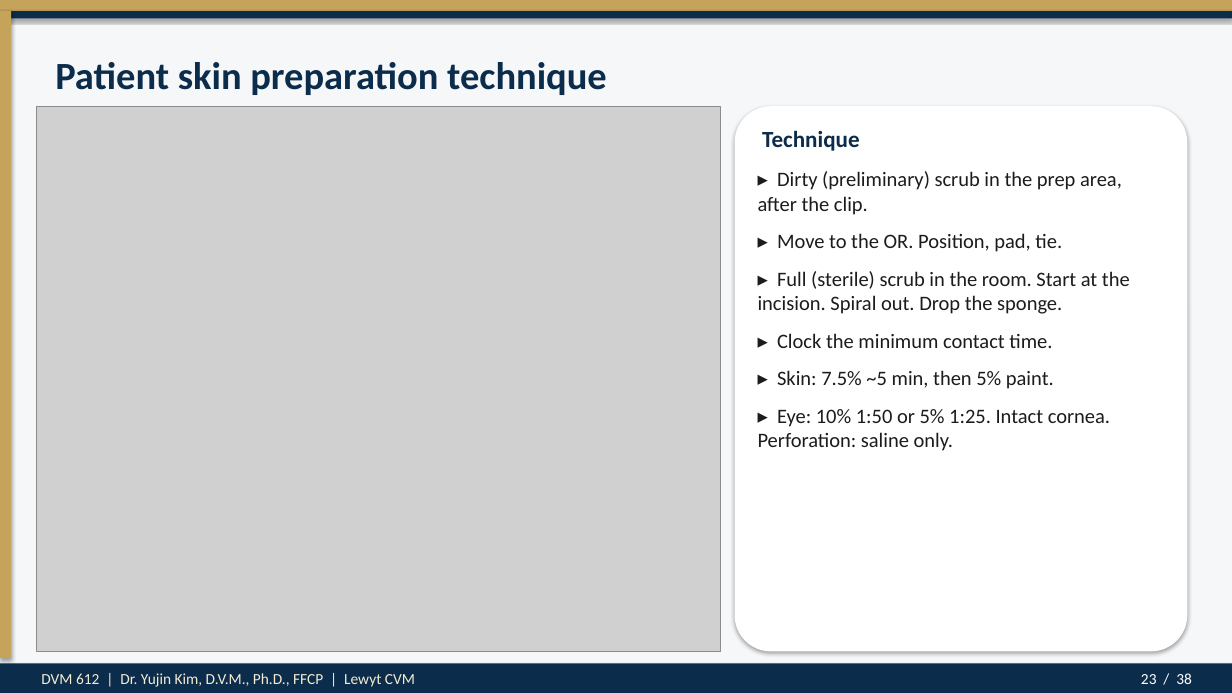
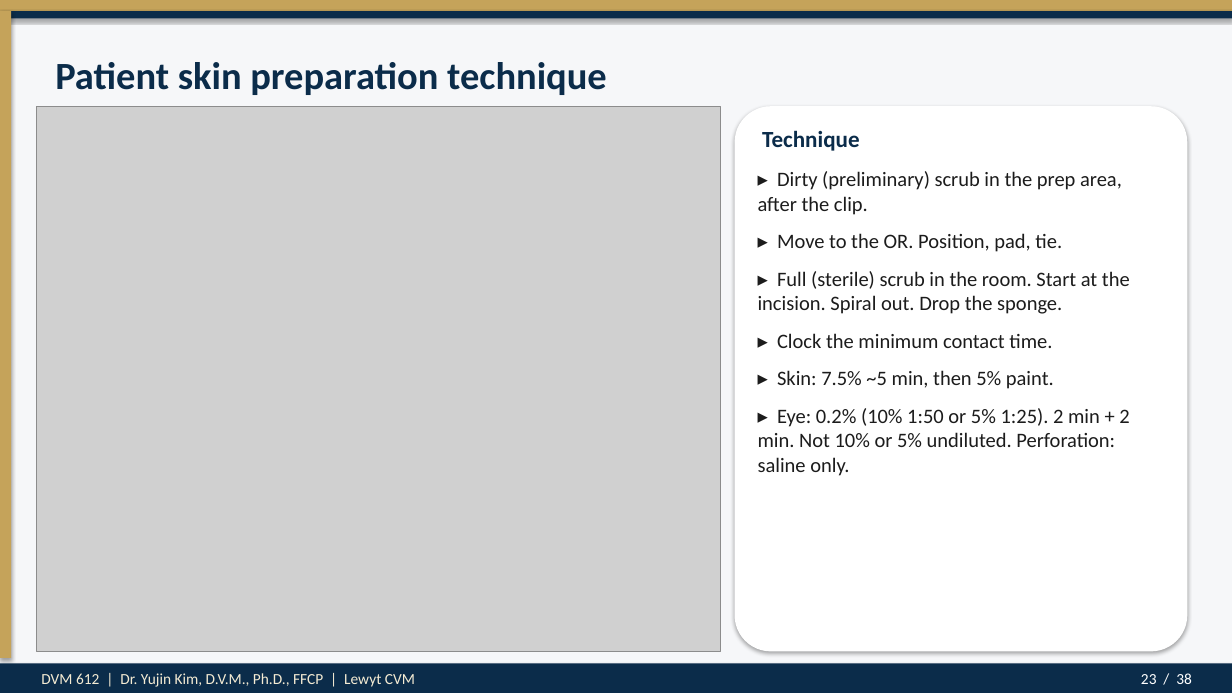
Before and after one commit to drkimvet/happycare, a slide deck: slide 23 of lectures/DVM-612_Week4_Preop_PatientPrep_Postop.pptx. Drawn at 1232x693 pixels with LibreOffice and Linux fonts; fonts in the diff are those of the drawing; grey boxes stand for pictures. Boxes give left, top, right and bottom in pixels: in the first picture for what was removed or moved away, otherwise in the second. Text is boxed around its words. In the diff, an @@ line names an element or a change of style, - is before the commit and + after.

```diff
--- a/lectures/DVM-612_Week4_Preop_PatientPrep_Postop.pptx
+++ b/lectures/DVM-612_Week4_Preop_PatientPrep_Postop.pptx
@@ text at box(758, 408, 1129, 476): text changed @@
-▸ Eye: 10% 1:50 or 5% 1:25. Intact cornea. Perforation: saline only.
+▸ Eye: 0.2% (10% 1:50 or 5% 1:25). 2 min + 2 min. Not 10% or 5% undiluted. Perforation: saline only.
```
Also in this commit, not shown: 3 other slides changed, 2 other files.
